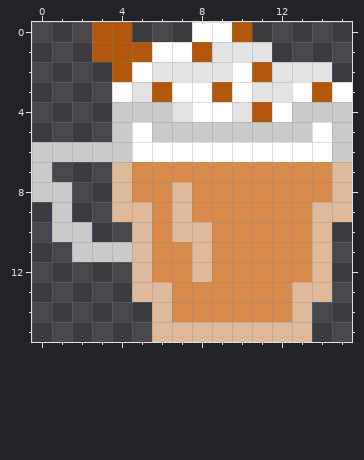
One commit to this pixel-art sprite: Assets/Textures/Objects/pumpkin latte.png. The picture above was drawn from the file before the commit.
The file is 16x16 pixels. Colours within 5 levels of each other are drawn and written as one.
The result:
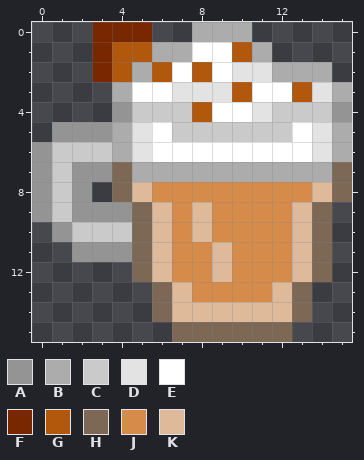
Palette (. is transparent): A #949494  B #acacac  C #cacaca  D #e3e3e3  E #ffffff  F #782700  G #b2580d  H #7d6855  J #d68b4a  K #deba9b
What changed:
@@ x 0..15 @@
- 0 ...GG...EEG.....
- 1 ...GGGEEGDDD....
- 2 ....GEDDDDEGDDD.
- 3 ....EDGEEGEDDEGE
- 4 ....CCCDEEDGECCC
- 5 ....CECCCCCCCCEC
- 6 CCCCCEEEEEEEEEEC
- 7 C...KJJJJJJJJJJK
- 8 CC..KJJKJJJJJJJK
- 9 .C..KKJKJJJJJJKK
-10 .CC..KJKKJJJJJK.
-11 ..CCCKJJKJJJJJK.
-12 .....KJJKJJJJJK.
-13 .....KKJJJJJJKK.
-14 ......KJJJJJJK..
-15 ......KKKKKKKK..
+ 0 ...FFF..BBB.....
+ 1 ...FGGBBEEGB....
+ 2 ...FGBGEGEDDBBB.
+ 3 ....BEEDDDGEEGDB
+ 4 ....ACCCGEEDCCCA
+ 5 .AAABDECCCCCCEDB
+ 6 ACCCBDEEEEEEEEDB
+ 7 ACAAHBBBBBBBBBBH
+ 8 ACA.HKJJJJJJJJKH
+ 9 ACAAAHKJKJJJJKH.
+10 .ACCCHKJKJJJJKH.
+11 ..AAAHKJJKJJJKH.
+12 .....HKJJKJJJKH.
+13 ......HKJJJJKH..
+14 ......HKKKKKKH..
+15 .......HHHHHH...
Boxes around the changes in both pictures, in picture pixels (x1, y1, x2, y2):
changed: (32, 22, 352, 342)
